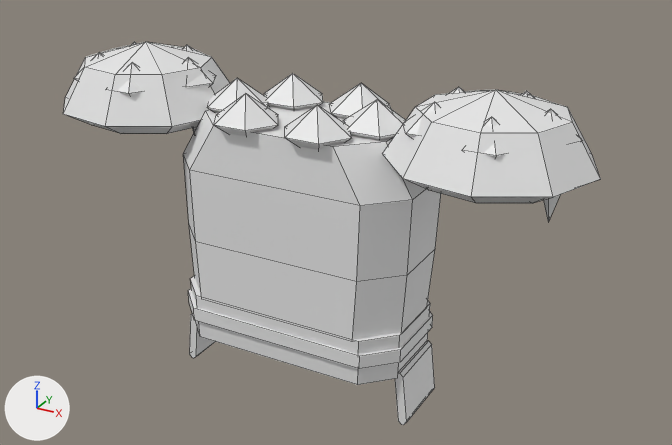
The FBX model roblox/art/armor/armor_tier6_legendary.fbx: old version first, new version second.
Rendered twice from a 50 mm camera at (3.79, -6.35, 3.32) aimed at (0.23, 0.11, 0.09). The lights are fixed; the arrows at lower left show +X, +Y and +Z. The picture after the commit comes second. Mesh edges are drawn as thin lines. Where no turn or scale is listed for an object, it has been applied to the vertices.

In view in the first picture: 'Belt', 'Belt_Grade', 'Chest', 'Shoulder_L', 'Shoulder_R' and 1 more.
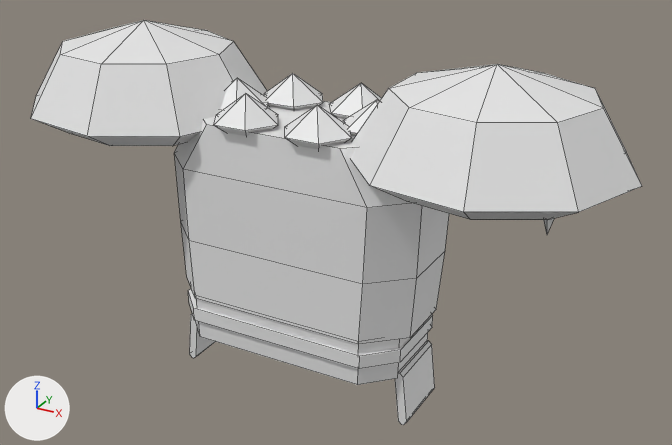
Changed parts and their boxes [x1, y1, x2, y2] in the pictures (672 x 445 px; the box of a moved part takes in the faces that stretch with it):
'Chest', reshaped (7% wider)
    before: [183, 73, 441, 342]
    after: [174, 73, 449, 344]
'Shoulder_R', reshaped (33% wider, 34% taller)
    before: [382, 87, 601, 203]
    after: [351, 64, 642, 220]
'Shoulder_L', reshaped (41% wider, 37% taller)
    before: [63, 42, 230, 134]
    after: [31, 20, 267, 146]
part 1 of me_chest, moved or reshaped
    before: [183, 102, 441, 342]
    after: [174, 94, 449, 344]
part 3 of me_shoulder_r, moved or reshaped
    before: [382, 90, 601, 203]
    after: [351, 64, 642, 220]

The change in detail:
me_shoulder_l is used by ob_shoulder_l; location (-1.5, 0.0, 0.42).
me_shoulder_l had 69 vertices, 96 faces and spanned x -0.9..0.71, y -0.77..0.77, z 0.33..1.06.
me_shoulder_l now has 69 vertices, 96 faces and spans x -1.17..1.0, y -1.04..1.04, z 0.26..1.25.
me_shoulder_l part 2: the loose piece of 29 vertices spanning x -0.9..0.71, y -0.77..0.77, z 0.33..1.06 is scaled about its middle by 1.35, then moved by (0.01, 0.0, 0.06).
me_chest is used by ob_chest; location (0.0, 0.0, 0.2).
me_chest had 80 vertices, 98 faces and spanned x -1.1..1.1, y -0.61..0.66, z -0.8..1.08.
me_chest now has 80 vertices, 98 faces and spans x -1.19..1.19, y -0.61..0.67, z -0.8..1.08.
me_chest part 1: 32 of 80 vertices moved; they spanned x -1.1..1.1, y -0.56..0.66, z -0.8..0.82 and now span x -1.19..1.19, y -0.57..0.67, z -0.8..0.82; mean shift (0.0, 0.0, 0.0); largest move (0.85, 0.21, 0.82) -> (0.94, 0.22, 0.82).
me_shoulder_r is used by ob_shoulder_r; location (1.5, 0.0, 0.42).
me_shoulder_r had 69 vertices, 96 faces and spanned x -0.66..0.95, y -0.77..0.77, z 0.33..1.06.
me_shoulder_r now has 69 vertices, 96 faces and spans x -0.93..1.24, y -1.04..1.04, z 0.26..1.25.
me_shoulder_r part 3: the loose piece of 29 vertices spanning x -0.66..0.95, y -0.77..0.77, z 0.33..1.06 is scaled about its middle by 1.35, then moved by (0.01, 0.0, 0.06).
